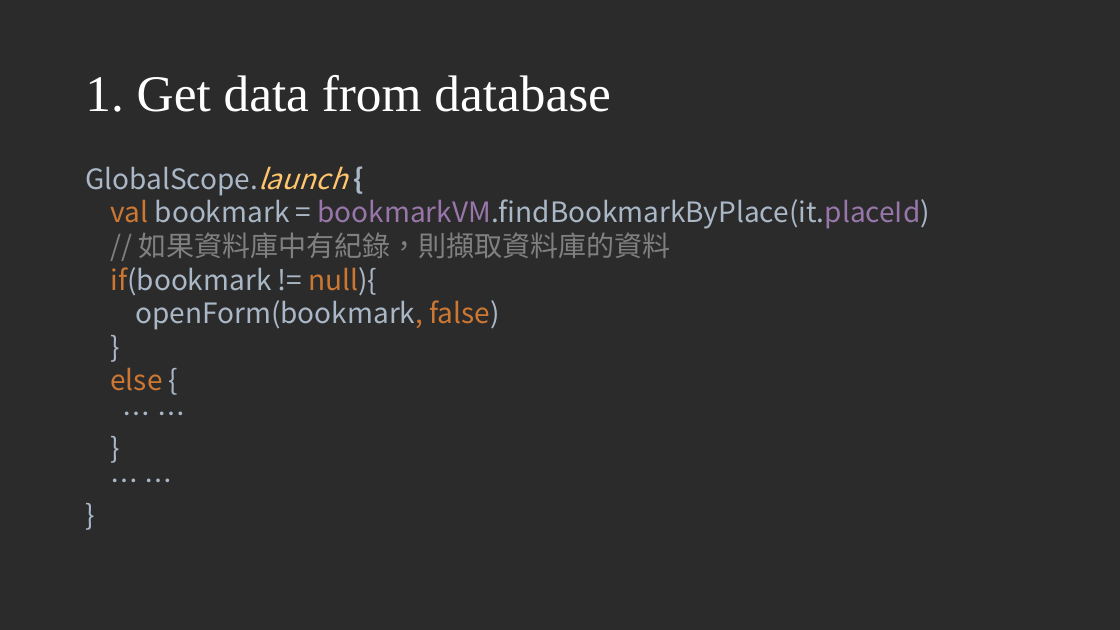
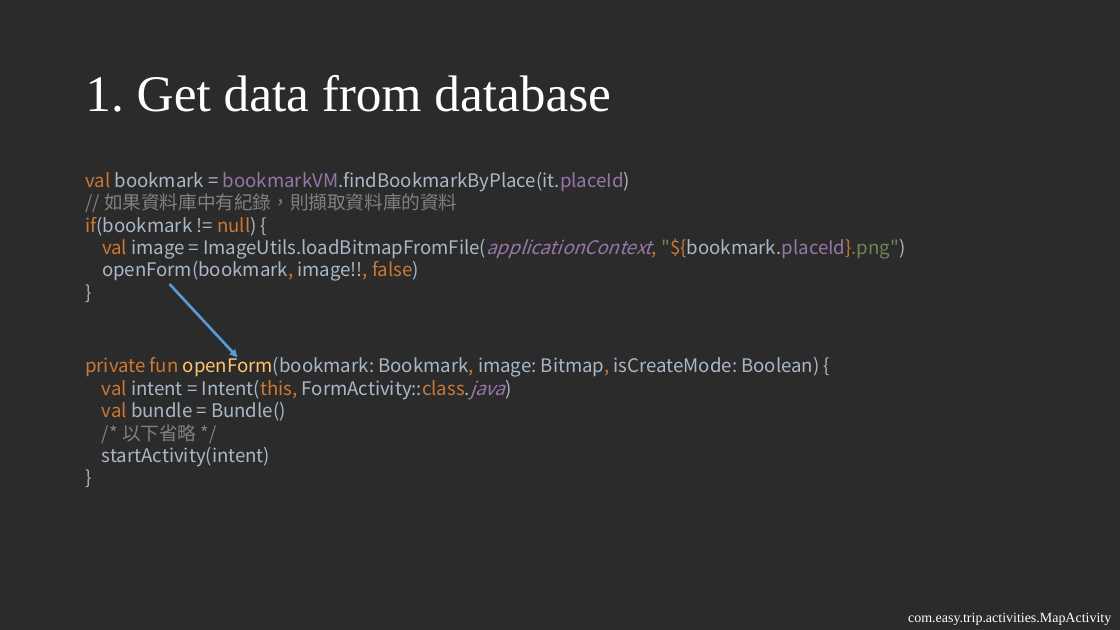
Before and after one commit to ao6swind/AndroidEasyTrip, a slide deck: slide 20 of doc/Create Map-Based Apps.pptx (slide 23 before the commit). Drawn at 1120x630 pixels with LibreOffice and Linux fonts; fonts in the diff are those of the drawing. Boxes give left, top, right and bottom in pixels: in the first picture for what was removed or moved away, otherwise in the second. Text is boxed around its words. In the diff, an @@ line names an element or a change of style, - is before the commit and + after.

```diff
--- a/doc/Create Map-Based Apps.pptx
+++ b/doc/Create Map-Based Apps.pptx
@@ text at bbox=[85, 172, 905, 281]: text changed; size 24 to 16 pt @@
-GlobalScope.launch {
-val bookmark = bookmarkVM.findBookmarkByPlace(it.placeId)
-// 如果資料庫中有紀錄，則擷取資料庫的資料
-if(bookmark != null){
-openForm(bookmark, false)
-}
-else {
-… …
-}
-… …
-}
+val bookmark = bookmarkVM.findBookmarkByPlace(it.placeId)
+// 如果資料庫中有紀錄，則擷取資料庫的資料
+if(bookmark != null) {
+val image = ImageUtils.loadBitmapFromFile(applicationContext, "${bookmark.placeId}.png")
+openForm(bookmark, image!!, false)
+}
@@ arrow added from (170, 284) to (238, 357), #5B9BD5 2.25 pt @@
@@ text added at bbox=[85, 353, 819, 467], 16 pt, text #A9B7C6 @@
+private fun openForm(bookmark: Bookmark, image: Bitmap, isCreateMode: Boolean) {
+val intent = Intent(this, FormActivity::class.java)
+val bundle = Bundle()
+/* 以下省略 */
+startActivity(intent)
+}
@@ text added at bbox=[908, 612, 1111, 625], 12 pt, text #FFFFFF @@
+com.easy.trip.activities.MapActivity
```
Also in this commit, not shown: 9 other slides changed, 7 slides added, 2 slides removed, 3 other files.
